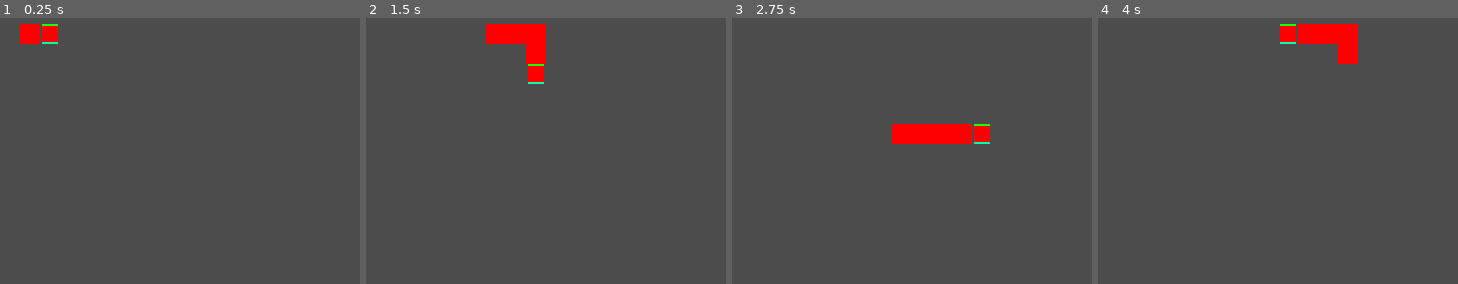
Above: before the commit, frames 1-4 (left to right).
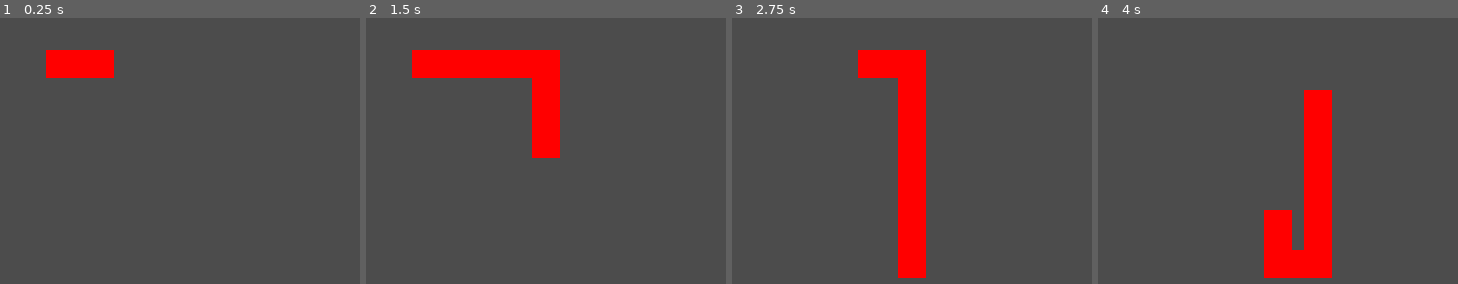
Above: after the commit, the same moments.

Repository: vesk4000/Godol-Snake
Game: Godot game, scene res://SnakeHead.tscn
The game is run twice, just before and just after one commit, with the same random seed, the same clock (stepped at 60 frames per second) and the same inputs.
Inputs:
- Up to frame 1 (0.25 s): no input
- Up to frame 2 (1.5 s): hold Right (ui_right) 0.53-1.28 s; hold Space (ui_select) 0.53-1.28 s; hold Down (ui_down) from 1.28 s (still down); tap Space (ui_select) at 1.35 s
- Up to frame 3 (2.75 s): tap Space (ui_select) at 1.52, 1.82 s; release Down (ui_down) at 2.03 s; hold Right (ui_right) from 2.03 s (still down); hold Space (ui_select) from 2.03 s (still down)
- Up to frame 4 (4 s): release Right (ui_right) at 2.78 s; release Space (ui_select) at 2.78 s; hold Up (ui_up) 2.78-3.53 s; tap Space (ui_select) at 2.85, 3.02, 3.32 s; hold Left (ui_left) from 3.53 s (still down); hold Space (ui_select) from 3.53 s (still down)

The runs differ from the first frame. In frame 1, 2.7% of the frame differs, in the area x 5-32%, y 2-23%; in frame 2, 7.5%; in frame 3, 8.7%; in frame 4, 9.8%, in the area x 46-73%, y 2-98%.

Commit message:
Animation

Diff:
--- /dev/null
+++ b/Godol' Snake/Rect.tscn
@@ -0,0 +1,43 @@
+[gd_scene format=2]
+
+[node name="Rect" type="Node2D"]
+
+[node name="MainColorRect" type="ColorRect" parent="."]
+margin_right = 40.0
+margin_bottom = 40.0
+color = Color( 1, 0, 0, 1 )
+__meta__ = {
+"_edit_use_anchors_": false
+}
+
+[node name="TopColorRect" type="ColorRect" parent="."]
+margin_right = 40.0
+margin_bottom = 40.0
+color = Color( 1, 0, 0, 1 )
+__meta__ = {
+"_edit_use_anchors_": false
+}
+
+[node name="BottomColorRect" type="ColorRect" parent="."]
+margin_right = 40.0
+margin_bottom = 40.0
+color = Color( 1, 0, 0, 1 )
+__meta__ = {
+"_edit_use_anchors_": false
+}
+
+[node name="LeftColorRect" type="ColorRect" parent="."]
+margin_right = 40.0
+margin_bottom = 40.0
+color = Color( 1, 0, 0, 1 )
+__meta__ = {
+"_edit_use_anchors_": false
+}
+
+[node name="RightColorRect" type="ColorRect" parent="."]
+margin_right = 40.0
+margin_bottom = 40.0
+color = Color( 1, 0, 0, 1 )
+__meta__ = {
+"_edit_use_anchors_": false
+}
--- a/Godol' Snake/SnakeHead.gd
+++ b/Godol' Snake/SnakeHead.gd
@@ -1,7 +1,7 @@
 extends Node2D
 
-var tile_size = 20
-var tile_padding = 2
+var tile_size = 40
+var tile_padding = 6
 var direction = Vector2(1, 0)
 var old_direction = direction
 var movement_fps = 10
@@ -10,25 +10,27 @@
 var fps_counter = 0
 
 const SnakeTail = preload("res://SnakeTail.tscn")
-var tail_left_to_add = 4
+var tail_left_to_add = 6
 var tail = []
 
 
 func _ready():
-	$MainColorRect.margin_top = tile_padding
-	$MainColorRect.margin_bottom = tile_size - tile_padding
-	$MainColorRect.margin_left = tile_padding
-	$MainColorRect.margin_right = tile_size - tile_padding
+	$Rect/MainColorRect.margin_top = tile_padding
+	$Rect/MainColorRect.margin_bottom = tile_size - tile_padding
+	$Rect/MainColorRect.margin_left = tile_padding
+	$Rect/MainColorRect.margin_right = tile_size - tile_padding
 
-	$TopColorRect.margin_top = 0
-	$TopColorRect.margin_bottom = tile_padding
-	$TopColorRect.margin_left = tile_padding
-	$TopColorRect.margin_right = tile_size - tile_padding
+	$Rect/TopColorRect.set_position(Vector2(tile_padding, 0))
+	$Rect/TopColorRect.set_size(Vector2(tile_size - 2 * tile_padding, tile_padding))
 
-	$BottomColorRect.margin_top = tile_size - tile_padding
-	$BottomColorRect.margin_bottom = tile_size
-	$BottomColorRect.margin_left = tile_padding
-	$BottomColorRect.margin_right = tile_size - tile_padding
+	$Rect/BottomColorRect.set_position(Vector2(tile_padding, tile_size - tile_padding))
+	$Rect/BottomColorRect.set_size(Vector2(tile_size - 2 * tile_padding, tile_padding))
+
+	$Rect/LeftColorRect.set_position(Vector2(0, tile_padding))
+	$Rect/LeftColorRect.set_size(Vector2(tile_padding, tile_size - 2 * tile_padding))
+
+	$Rect/RightColorRect.set_position(Vector2(tile_size - tile_padding, tile_padding))
+	$Rect/RightColorRect.set_size(Vector2(tile_padding, tile_size - 2 * tile_padding))
 
 
 func _process(_delta):
@@ -47,7 +49,7 @@
 	direction = _new_direction
 
 	# Move the snake
-	if fps_counter >= move_frames_per_forced_frame:
+	if fps_counter >= move_frames_per_forced_frame and !Input.is_action_pressed("ui_select"):
 		fps_counter = 0
 		# Get the position of the very last element of the snake
 		# so that we can create a tail part behind the snake
@@ -76,3 +78,49 @@
 		position.x = Global.wrap(position.x, 0, 600)
 		position.y = Global.wrap(position.y, 0, 600)
 		old_direction = direction
+
+		# Animate
+		if tail.size() > 0:
+			_hide_rect(self)
+			_animate(self, tail[0])
+			_hide_rect(tail[0])
+			_animate(tail[0], self)
+		if tail.size() > 1:
+			_animate(tail[0], tail[1])
+			_hide_rect(tail[tail.size() - 1])
+			_animate(tail[tail.size() - 1], tail[tail.size() - 2])
+		if tail.size() > 2:
+			for i in range(1, tail.size() - 1):
+				_hide_rect(tail[i])
+				_animate(tail[i], tail[i + 1])
+				_animate(tail[i], tail[i - 1])
+
+
+func _animate(var _root, var _check):
+	# Above
+	if Global.wrap(_root.position.y - tile_size, 0, 600) == _check.position.y:
+		_get_top_rect(_root).show()
+	# Below
+	if Global.wrap(_root.position.y + tile_size, 0, 600) == _check.position.y:
+		_get_bottom_rect(_root).show()
+	# Right
+	if Global.wrap(_root.position.x + tile_size, 0, 600) == _check.position.x:
+		_get_right_rect(_root).show()
+	# Left
+	if Global.wrap(_root.position.x - tile_size, 0, 600) == _check.position.x:
+		_get_left_rect(_root).show()
+
+func _hide_rect(var _node):
+	_get_bottom_rect(_node).hide()
+	_get_top_rect(_node).hide()
+	_get_left_rect(_node).hide()
+	_get_right_rect(_node).hide()
+
+func _get_top_rect(var _node):
+	return _node.get_node("Rect/TopColorRect")
+func _get_bottom_rect(var _node):
+	return _node.get_node("Rect/BottomColorRect")
+func _get_left_rect(var _node):
+	return _node.get_node("Rect/LeftColorRect")
+func _get_right_rect(var _node):
+	return _node.get_node("Rect/RightColorRect")
--- a/Godol' Snake/SnakeHead.tscn
+++ b/Godol' Snake/SnakeHead.tscn
@@ -1,52 +1,13 @@
-[gd_scene load_steps=2 format=2]
+[gd_scene load_steps=3 format=2]
 
 [ext_resource path="res://SnakeHead.gd" type="Script" id=1]
+[ext_resource path="res://Rect.tscn" type="PackedScene" id=2]
 
 [node name="SnakeHead" type="Node2D"]
-position = Vector2( 100, 100 )
+position = Vector2( 120, 120 )
 script = ExtResource( 1 )
 __meta__ = {
 "_edit_group_": true
 }
 
-[node name="MainColorRect" type="ColorRect" parent="."]
-margin_right = 10.0
-margin_bottom = 10.0
-color = Color( 1, 0, 0, 1 )
-__meta__ = {
-"_edit_use_anchors_": false
-}
-
-[node name="TopColorRect" type="ColorRect" parent="."]
-margin_right = 40.0
-margin_bottom = 40.0
-color = Color( 0.12549, 1, 0, 1 )
-__meta__ = {
-"_edit_use_anchors_": false
-}
-
-[node name="BottomColorRect" type="ColorRect" parent="."]
-margin_right = 40.0
-margin_bottom = 40.0
-color = Color( 0, 1, 0.670588, 1 )
-__meta__ = {
-"_edit_use_anchors_": false
-}
-
-[node name="LeftColorRect" type="ColorRect" parent="."]
-visible = false
-margin_right = 40.0
-margin_bottom = 40.0
-color = Color( 0, 0.156863, 1, 1 )
-__meta__ = {
-"_edit_use_anchors_": false
-}
-
-[node name="RightColorRect" type="ColorRect" parent="."]
-visible = false
-margin_right = 40.0
-margin_bottom = 40.0
-color = Color( 0.431373, 0, 1, 1 )
-__meta__ = {
-"_edit_use_anchors_": false
-}
+[node name="Rect" parent="." instance=ExtResource( 2 )]
--- a/Godol' Snake/SnakeTail.gd
+++ b/Godol' Snake/SnakeTail.gd
@@ -1,13 +1,27 @@
 extends Node2D
 
-var tile_size = 20
-var tile_padding = 2
+var tile_size = 40
+var tile_padding = 6
 
 # Called when the node enters the scene tree for the first time.
 func _ready():
-	$ColorRect.set_size(Vector2(tile_size, tile_size))
+	$Rect/MainColorRect.margin_top = tile_padding
+	$Rect/MainColorRect.margin_bottom = tile_size - tile_padding
+	$Rect/MainColorRect.margin_left = tile_padding
+	$Rect/MainColorRect.margin_right = tile_size - tile_padding
+
+	$Rect/TopColorRect.set_position(Vector2(tile_padding, 0))
+	$Rect/TopColorRect.set_size(Vector2(tile_size - 2 * tile_padding, tile_padding))
+
+	$Rect/BottomColorRect.set_position(Vector2(tile_padding, tile_size - tile_padding))
+	$Rect/BottomColorRect.set_size(Vector2(tile_size - 2 * tile_padding, tile_padding))
+
+	$Rect/LeftColorRect.set_position(Vector2(0, tile_padding))
+	$Rect/LeftColorRect.set_size(Vector2(tile_padding, tile_size - 2 * tile_padding))
+
+	$Rect/RightColorRect.set_position(Vector2(tile_size - tile_padding, tile_padding))
+	$Rect/RightColorRect.set_size(Vector2(tile_padding, tile_size - 2 * tile_padding))
 
 
-# Called every frame. 'delta' is the elapsed time since the previous frame.
-#func _process(delta):
-#	pass
+func _process(_delta):
+	pass
--- a/Godol' Snake/SnakeTail.tscn
+++ b/Godol' Snake/SnakeTail.tscn
@@ -1,14 +1,9 @@
-[gd_scene load_steps=2 format=2]
+[gd_scene load_steps=3 format=2]
 
 [ext_resource path="res://SnakeTail.gd" type="Script" id=1]
+[ext_resource path="res://Rect.tscn" type="PackedScene" id=2]
 
 [node name="SnakeTail" type="Node2D"]
 script = ExtResource( 1 )
 
-[node name="ColorRect" type="ColorRect" parent="."]
-margin_right = 10.0
-margin_bottom = 10.0
-color = Color( 1, 0, 0, 1 )
-__meta__ = {
-"_edit_use_anchors_": false
-}
+[node name="Rect" parent="." instance=ExtResource( 2 )]
